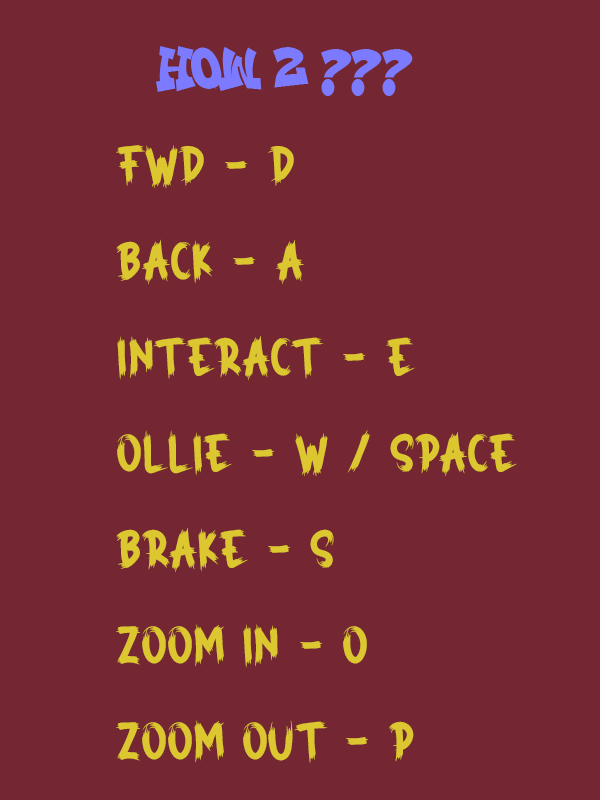
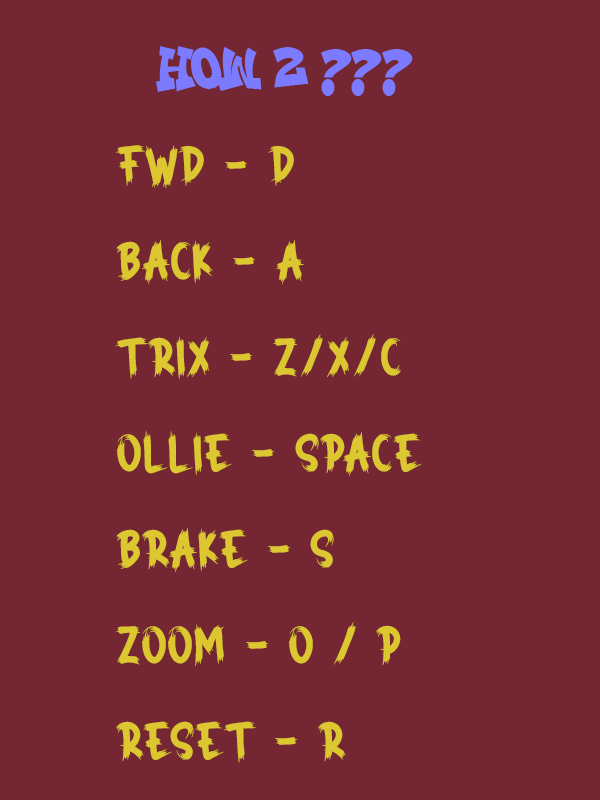
Layers edited between the first and the second w=600, h=800 image:
renamed "fwd - D Back - A interact - E ollie - w / space Brake - S zoom" to "fwd - D Back - A TRIx - z/x/c ollie - space Brake - S zoom - o", painted on it over <box>115,334,517,763</box>
